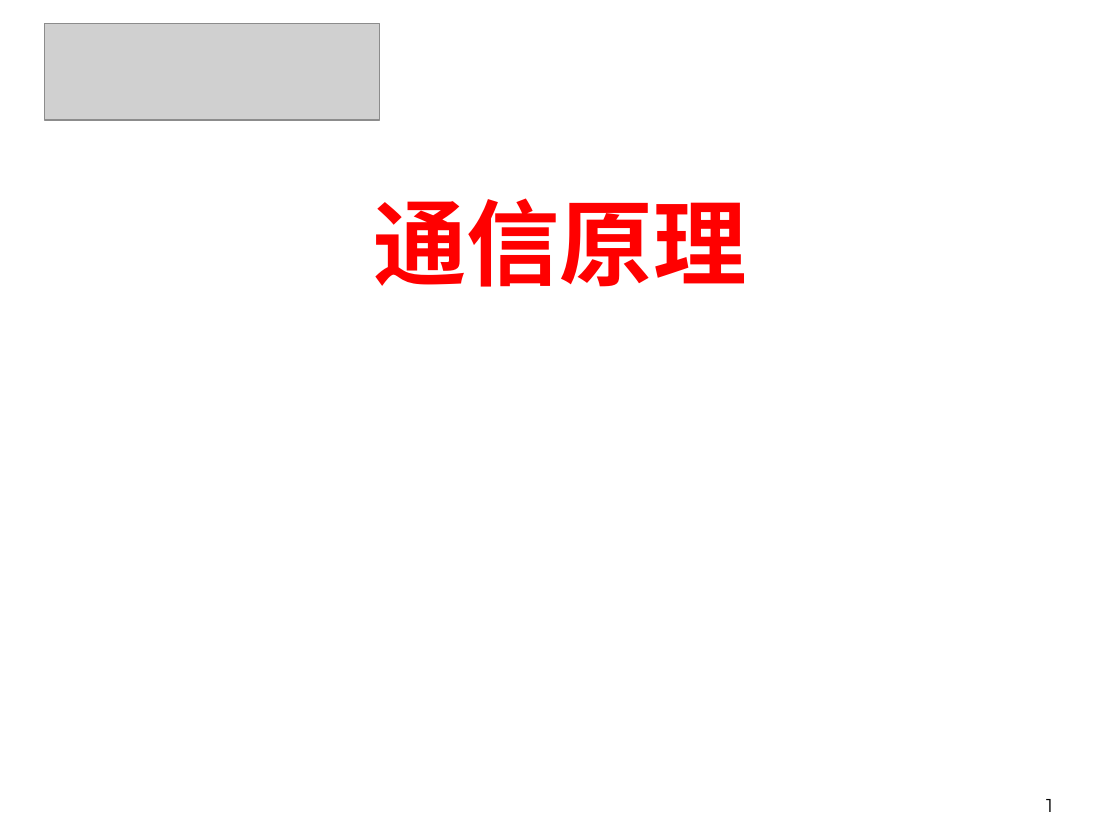
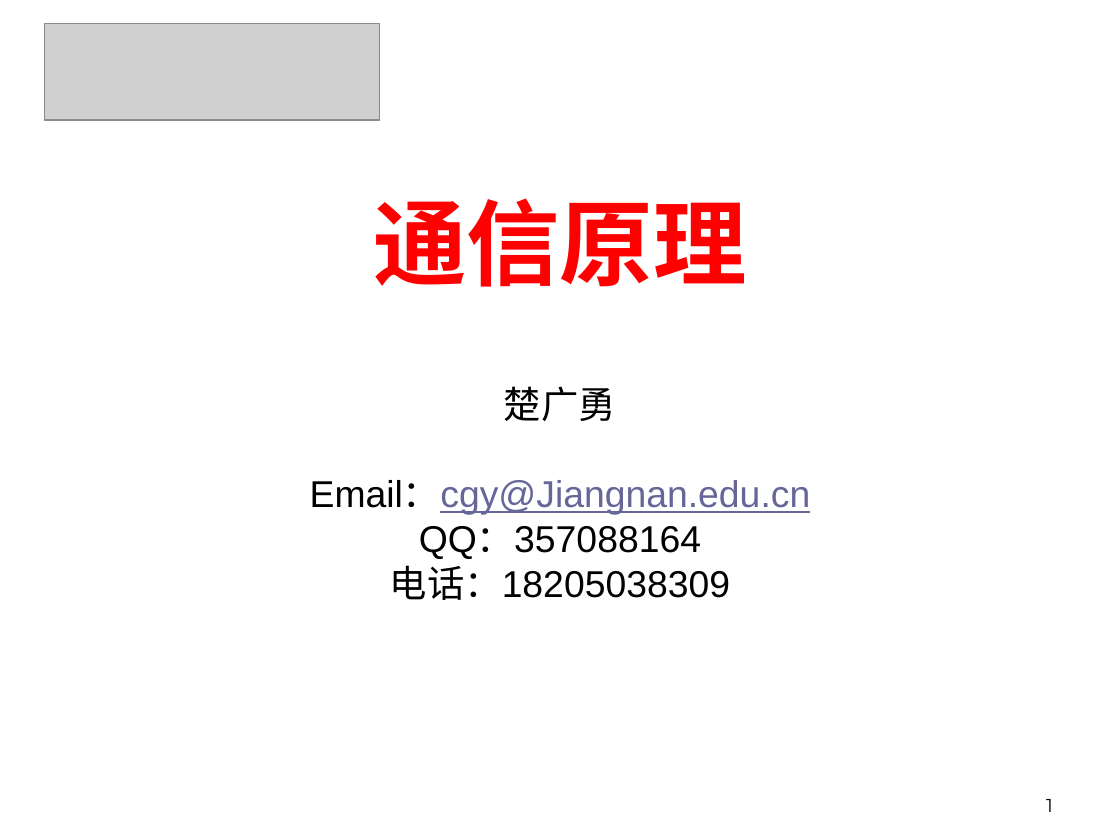
Before and after one commit to Happyday159/course-materials, a slide deck: slide 1 of files/lecture1a.pptx. Drawn at 1120x840 pixels with LibreOffice and Linux fonts; fonts in the diff are those of the drawing; grey boxes stand for pictures. Boxes give left, top, right and bottom in pixels: in the first picture for what was removed or moved away, otherwise in the second. Text is boxed around its words. In the diff, an @@ line names an element or a change of style, - is before the commit and + after.

```diff
--- a/files/lecture1a.pptx
+++ b/files/lecture1a.pptx
@@ text added at (x1=310, y1=386, x2=811, y2=600), 24 pt, text #000000 @@
+楚广勇
+Email：cgy@Jiangnan.edu.cn
+QQ：357088164
+电话：18205038309
```
Also in this commit, not shown: 1 slide added, 1 other file.
